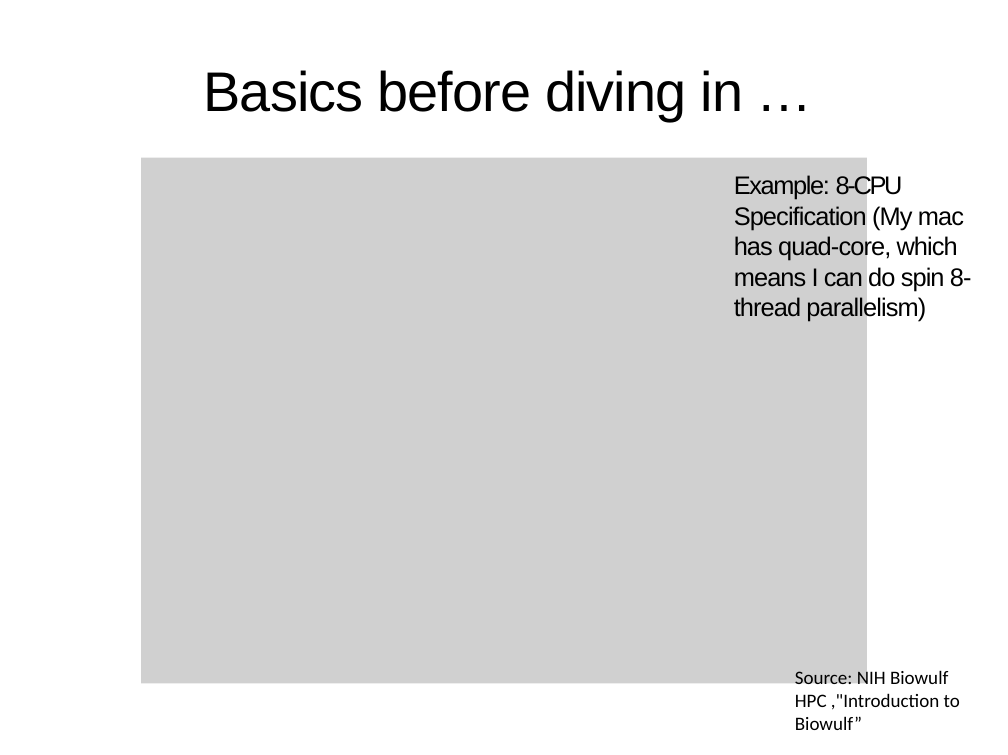
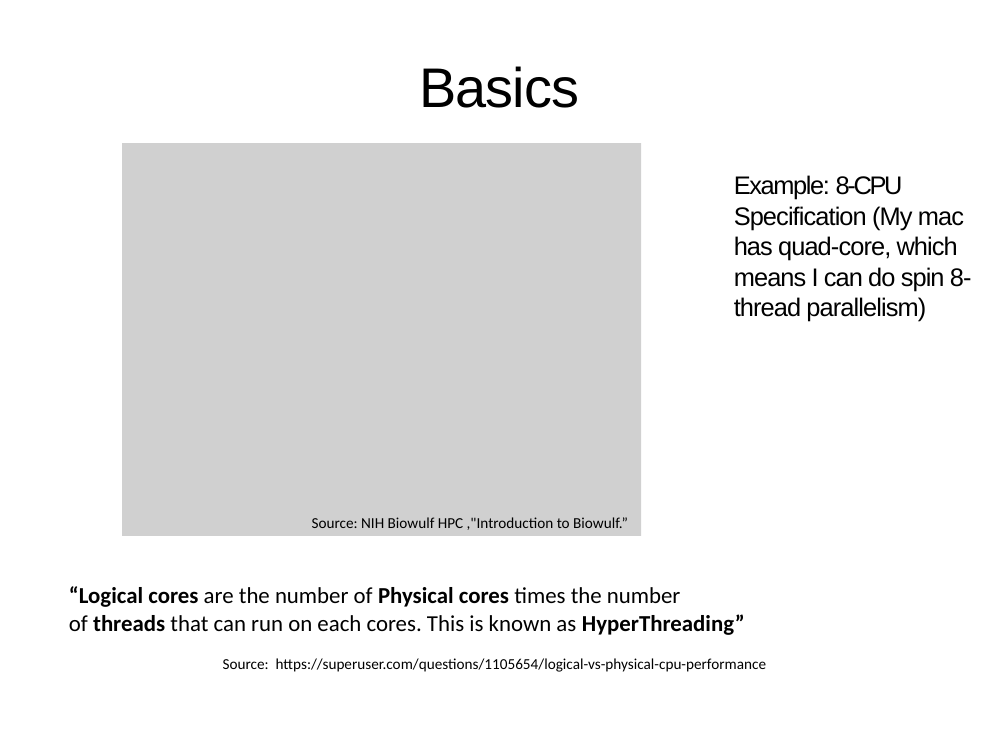
Before and after one commit to dohyunkim116/may_2019_forum, a slide deck: slide 2 of parallel_processing_in_R.pptx. Drawn at 1008x755 pixels with LibreOffice and Linux fonts; fonts in the diff are those of the drawing; grey boxes stand for pictures. Boxes give left, top, right and bottom in pixels: in the first picture for what was removed or moved away, otherwise in the second. Text is boxed around its words. In the diff, an @@ line names an element or a change of style, - is before the commit and + after.

```diff
--- a/parallel_processing_in_R.pptx
+++ b/parallel_processing_in_R.pptx
@@ title at [419, 66, 579, 108]: text changed @@
-Basics before diving in …
+Basics
@@ picture: place and size @@
-picture at [141, 157, 866, 684]
+picture at [122, 143, 642, 536]
@@ text at [312, 517, 628, 530]: text changed; size 15 to 12 pt @@
-Source: NIH Biowulf HPC ,"Introduction to Biowulf”
+Source: NIH Biowulf HPC ,"Introduction to Biowulf.”
@@ text added at [69, 586, 766, 672], 18 pt, text #000000 @@
+“Logical cores are the number of Physical cores times the number of threads that can run on each cores. This is known as HyperThreading”
+Source: https://superuser.com/questions/1105654/logical-vs-physical-cpu-performance
```
Also in this commit, not shown: 1 other slide changed, 2 slides added.
